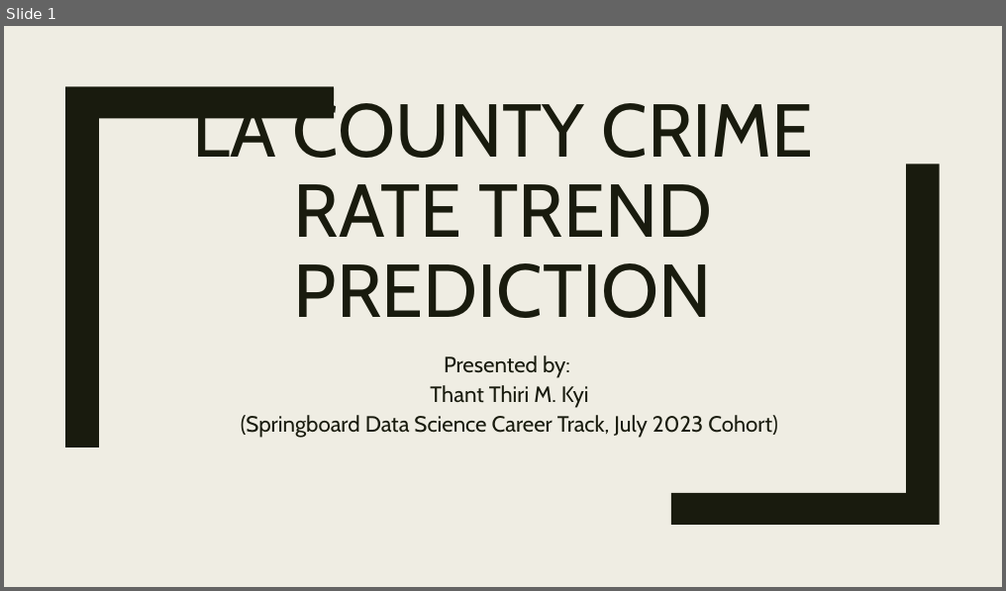
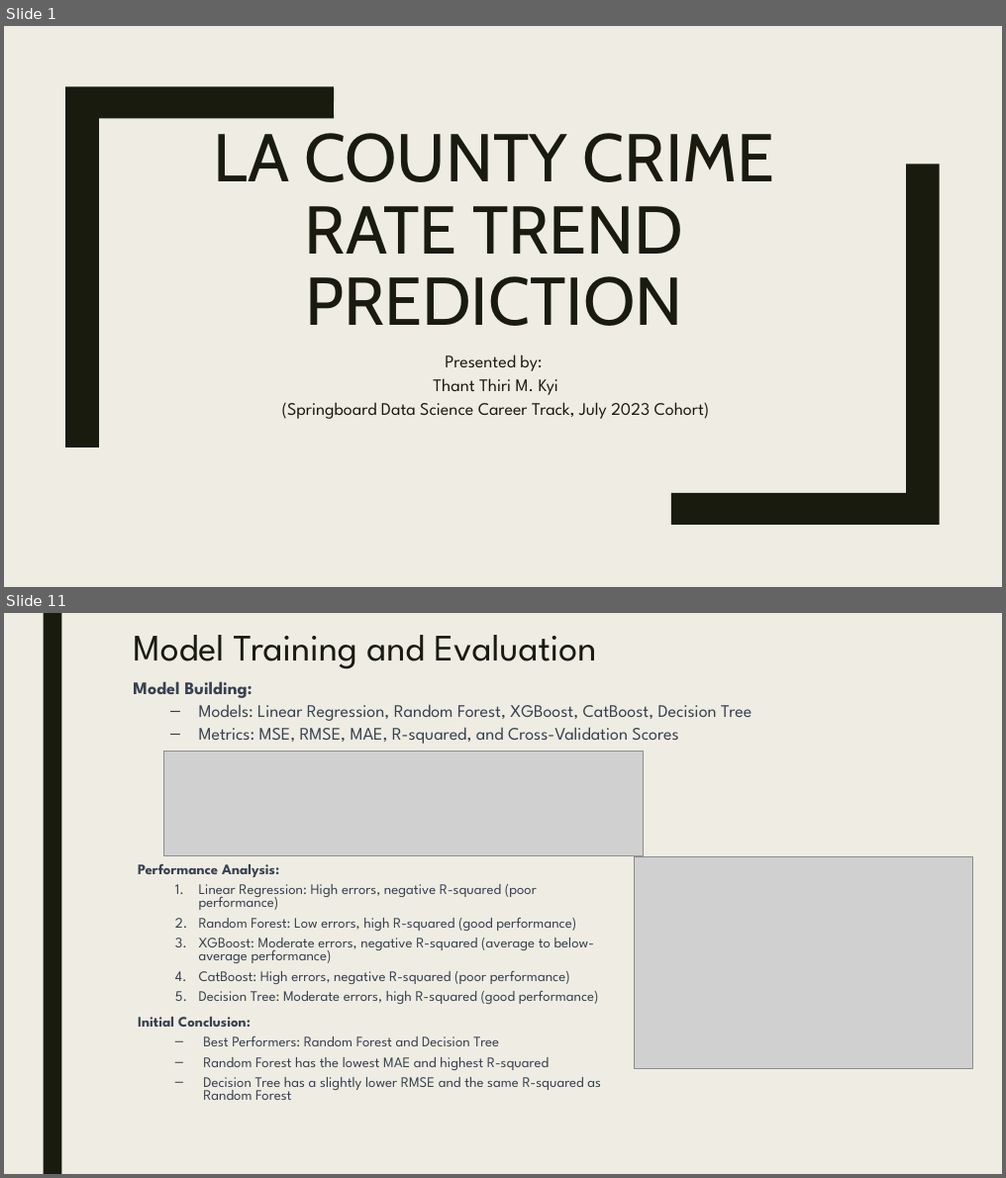
Before and after one commit to thikyi/DataScienceCapstoneTwo, a slide deck: reports/ProjectPresentation_v1.0.pptx. Shown one above the other, each under a label of ours: slide 1 before the commit, slides 1 and 11 after it; the slides between them are not shown. The pictures are 1006x591 and 1006x1178 pixels, drawn with LibreOffice and Linux fonts; fonts in the diff are those of the drawing; grey boxes stand for pictures. Boxes give left, top, right and bottom in pixels: in the first picture for what was removed or moved away, otherwise in the second. Text is boxed around its words. In the diff, an @@ line names an element or a change of style, - is before the commit and + after.

```diff
--- a/reports/ProjectPresentation_v1.0.pptx
+++ b/reports/ProjectPresentation_v1.0.pptx
@@ slide 11 added at <box>4,613,1002,1174</box>, background #EFEDE3 @@
@@ rectangle added at <box>43,613,61,1174</box>, fill #191B0E @@
@@ title added at <box>133,635,596,669</box>, 36 pt, text #191B0E @@
+Model Training and Evaluation
@@ text added at <box>133,681,751,744</box>, 17 pt, text #374151 @@
+Model Building:
+  – Models: Linear Regression, Random Forest, XGBoost, CatBoost, Decision Tree
+  – Metrics: MSE, RMSE, MAE, R-squared, and Cross-Validation Scores
@@ picture added at <box>164,752,644,858</box> @@
@@ text added at <box>138,863,601,1100</box>, 14 pt, text #374151 @@
+Performance Analysis:
+  1. Linear Regression: High errors, negative R-squared (poor performance)
+  2. Random Forest: Low errors, high R-squared (good performance)
+  3. XGBoost: Moderate errors, negative R-squared (average to below-average performance)
+  4. CatBoost: High errors, negative R-squared (poor performance)
+  5. Decision Tree: Moderate errors, high R-squared (good performance)
+Initial Conclusion:
+  – Best Performers: Random Forest and Decision Tree
+  – Random Forest has the lowest MAE and highest R-squared
+  – Decision Tree has a slightly lower RMSE and the same R-squared as Random Forest
@@ picture added at <box>634,857,972,1068</box> @@
@@ slide 1 changed as well @@
@@ title "LA COUNTY CRIME RATE TREND ...": place and size @@
-title "LA COUNTY CRIME RATE TREND ..." at <box>192,94,814,318</box>
+title "LA COUNTY CRIME RATE TREND ..." at <box>214,133,774,326</box>
@@ title "LA COUNTY CRIME RATE TREND ..." at <box>214,133,774,326</box>: size 72 to 65 pt @@
@@ subtitle "Presented by:": place and size @@
-subtitle "Presented by:" at <box>241,356,778,438</box>
+subtitle "Presented by:" at <box>282,355,710,419</box>
@@ subtitle "Presented by:" at <box>282,355,710,419</box>: size 21.3 to 17 pt, font Cabin to League Spartan @@
```
Also in this commit, not shown: 14 other slides added, 11 slides removed, 2 other files.
